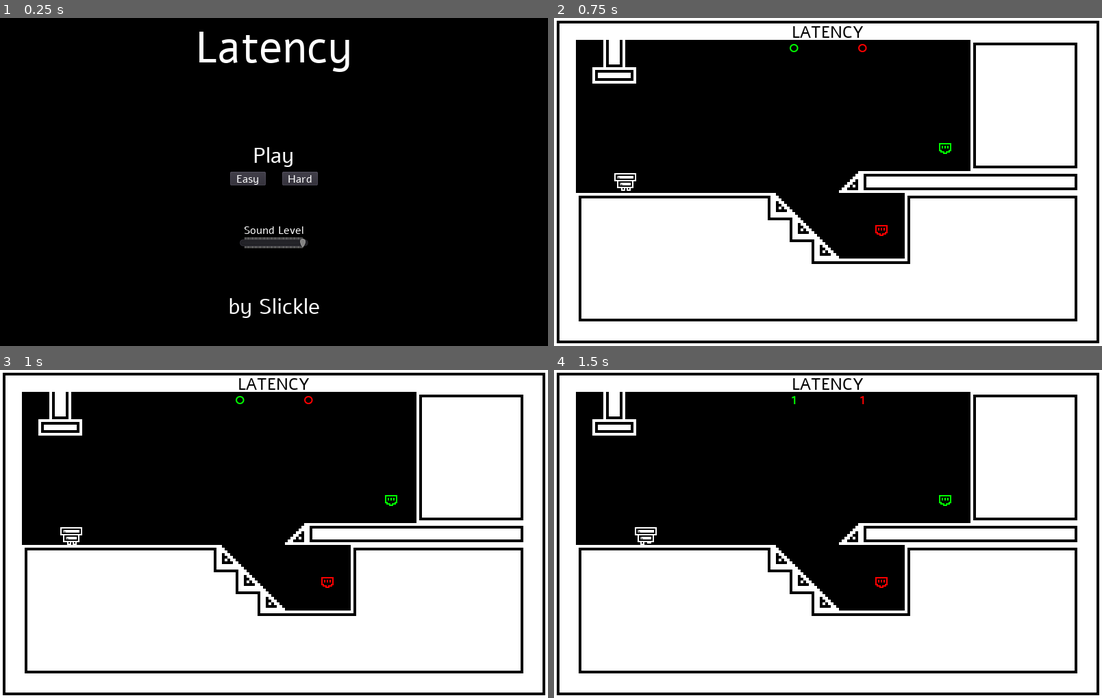
Above: before the commit, frames 1-4 (two rows, left to right).
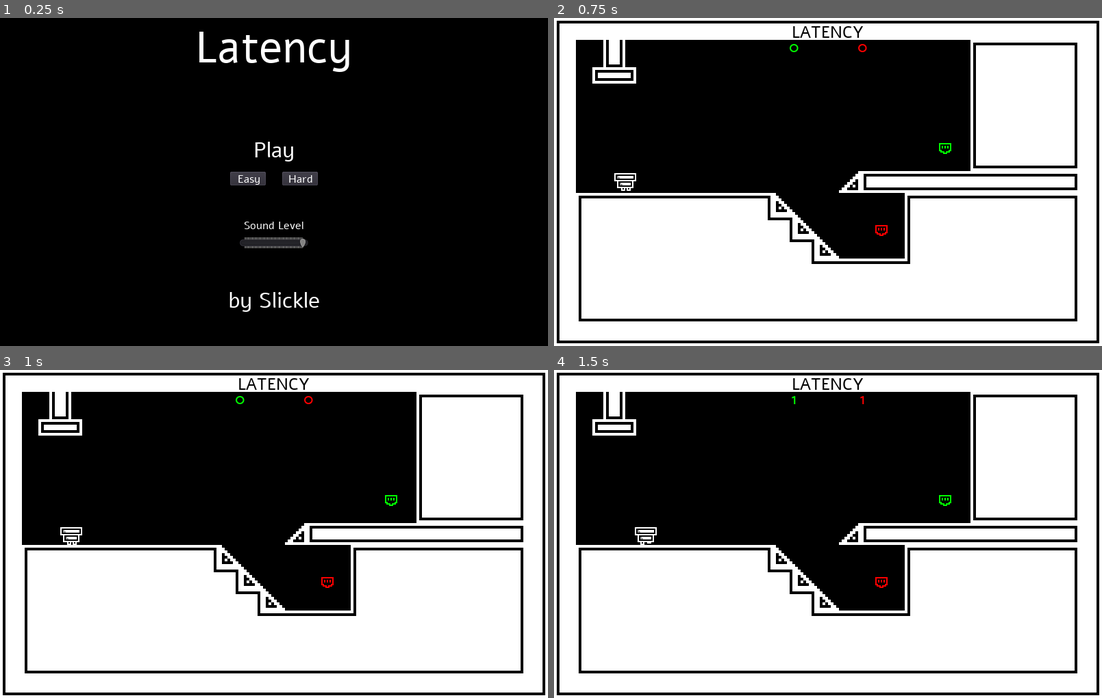
Above: after the commit, the same moments.

Repository: DanielKilgallon/Latency-Game
Game: Godot game, scene res://Menu.tscn
The game is run twice, just before and just after one commit, with the same random seed, the same clock (stepped at 60 frames per second) and the same inputs.
Inputs (mouse positions are in pixels of both pictures, inside the frame that each line leads up to):
- Up to frame 1 (0.25 s): no input
- Up to frame 2 (0.75 s): click (800, 178) at 0.5 s
- Up to frame 3 (1 s): no input
- Up to frame 4 (1.5 s): tap Enter (ui_accept) at 1.25 s; hold Right (ui_right) from 1.28 s (still down); tap F (throw) at 1.35 s

The runs differ from the first frame. In frame 1, 0.9% of the frame differs, in the area x 41-59%, y 37-92%; in frame 2, nothing differs; in frame 3, nothing differs; in frame 4, nothing differs.

Commit message:
fixing stretching

Diff:
--- a/Menu.tscn
+++ b/Menu.tscn
@@ -37,10 +37,10 @@
 anchor_top = 1.0
 anchor_right = 0.5
 anchor_bottom = 1.0
-margin_left = -400.0
-margin_top = -80.0
-margin_right = 400.0
-margin_bottom = -35.0
+margin_left = -67.0
+margin_top = -89.0
+margin_right = 67.0
+margin_bottom = -44.0
 custom_fonts/font = SubResource( 3 )
 text = "by Slickle"
 align = 1
@@ -50,20 +50,23 @@
 anchor_top = 0.5
 anchor_right = 0.5
 anchor_bottom = 0.5
-margin_left = -400.0
-margin_top = -61.5
-margin_right = 400.0
-margin_bottom = -16.5
+margin_left = -30.5
+margin_top = -69.5
+margin_right = 30.5
+margin_bottom = -24.5
 custom_fonts/font = SubResource( 3 )
 text = "Play"
 align = 1
 
 [node name="Sound" type="Label" parent="."]
-anchor_top = 1.0
-anchor_right = 1.0
-anchor_bottom = 1.0
-margin_top = -181.0
-margin_bottom = -158.0
+anchor_left = 0.5
+anchor_top = 0.5
+anchor_right = 0.5
+anchor_bottom = 0.5
+margin_left = -44.0
+margin_top = 51.5
+margin_right = 44.0
+margin_bottom = 74.5
 custom_fonts/font = SubResource( 1 )
 text = "Sound Level"
 align = 1
@@ -92,9 +95,9 @@
 anchor_top = 1.0
 anchor_right = 1.0
 anchor_bottom = 1.0
-margin_left = -38.0
+margin_left = 347.0
 margin_top = -256.0
-margin_right = -38.0
+margin_right = -420.0
 margin_bottom = -233.0
 custom_fonts/font = SubResource( 1 )
 text = "Easy"
@@ -104,9 +107,9 @@
 anchor_top = 1.0
 anchor_right = 1.0
 anchor_bottom = 1.0
-margin_left = 38.0
+margin_left = 421.0
 margin_top = -256.0
-margin_right = 38.0
+margin_right = -343.0
 margin_bottom = -233.0
 custom_fonts/font = SubResource( 1 )
 text = "Hard"
--- a/project.godot
+++ b/project.godot
@@ -26,7 +26,6 @@
 window/size/test_width=1080
 window/size/test_height=720
 window/stretch/mode="2d"
-window/stretch/aspect="keep_width"
 
 [gui]
 
